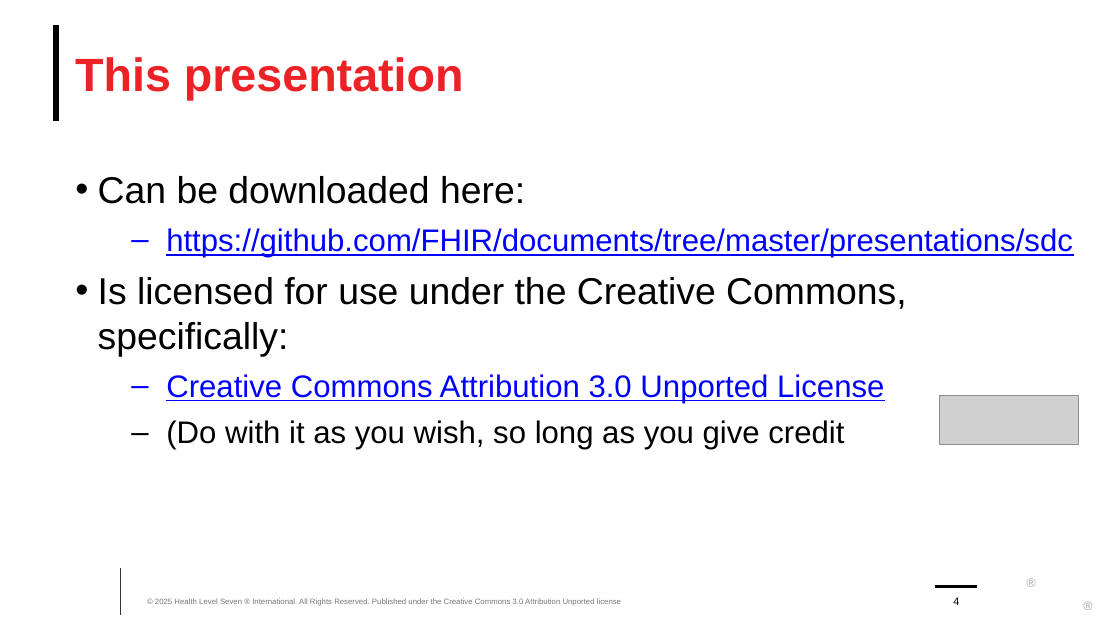
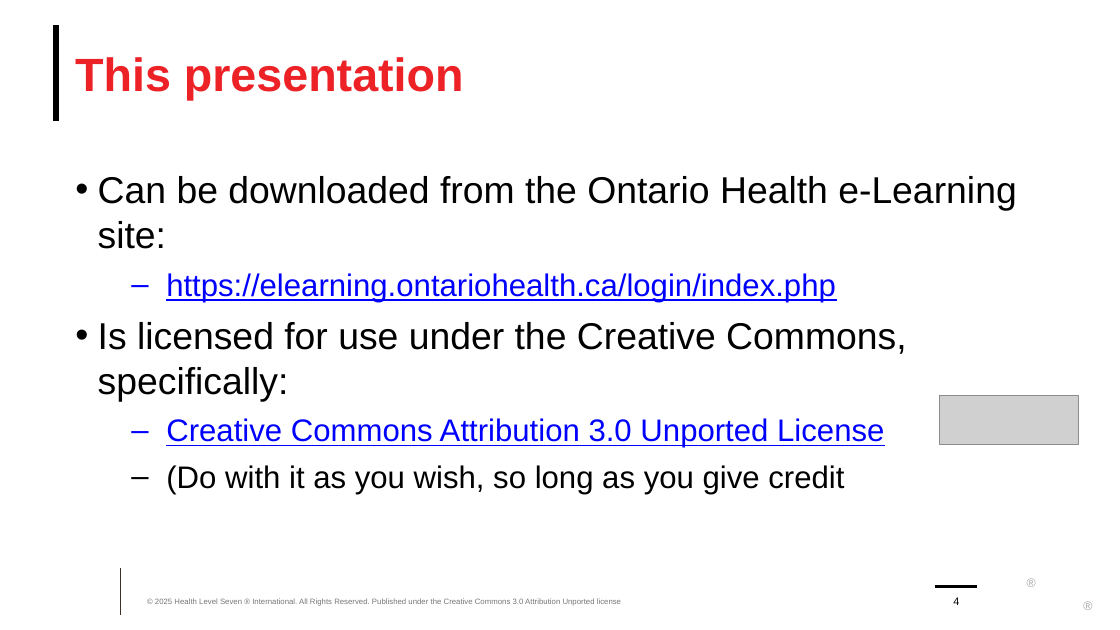
Before and after one commit to FHIR/documents, a slide deck: slide 4 of presentations/sdc/6-SDC-Extraction.pptx. Drawn at 1120x630 pixels with LibreOffice and Linux fonts; fonts in the diff are those of the drawing; grey boxes stand for pictures; background and template pictures are left out. Boxes give left, top, right and bottom in pixels: in the first picture for what was removed or moved away, otherwise in the second. Text is boxed around its words. In the diff, an @@ line names an element or a change of style, - is before the commit and + after.

```diff
--- a/presentations/sdc/6-SDC-Extraction.pptx
+++ b/presentations/sdc/6-SDC-Extraction.pptx
@@ text at [98,176,1016,302]: text changed; size 20 to 24 pt; text colour #0000FF to #000000 @@
-• Can be downloaded here:
-  – https://github.com/FHIR/documents/tree/master/presentations/sdc
+• Can be downloaded from the Ontario Health e-Learning site:
+  – https://elearning.ontariohealth.ca/login/index.php
```
Also in this commit, not shown: 9 other slides changed, 4 other files.
